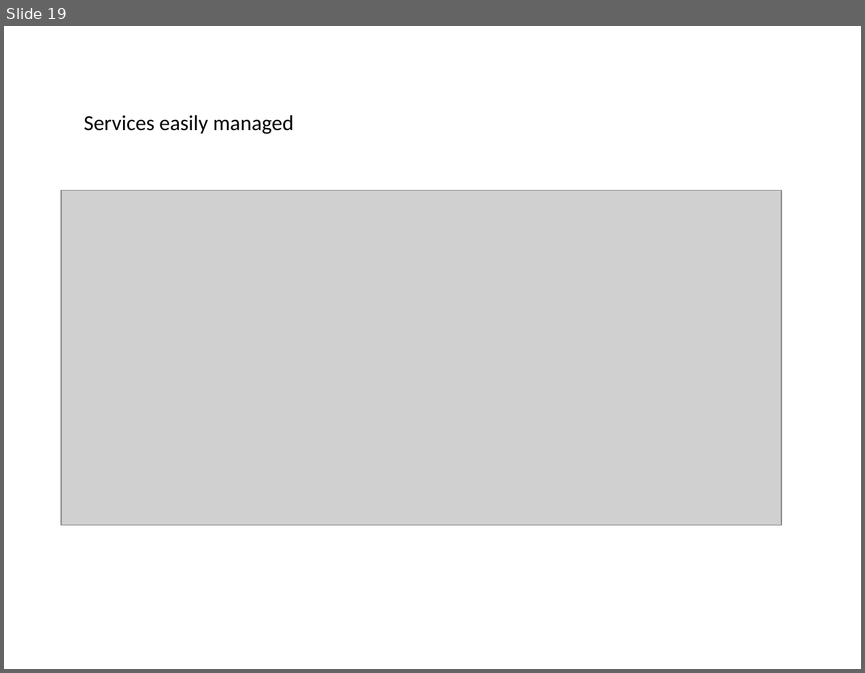
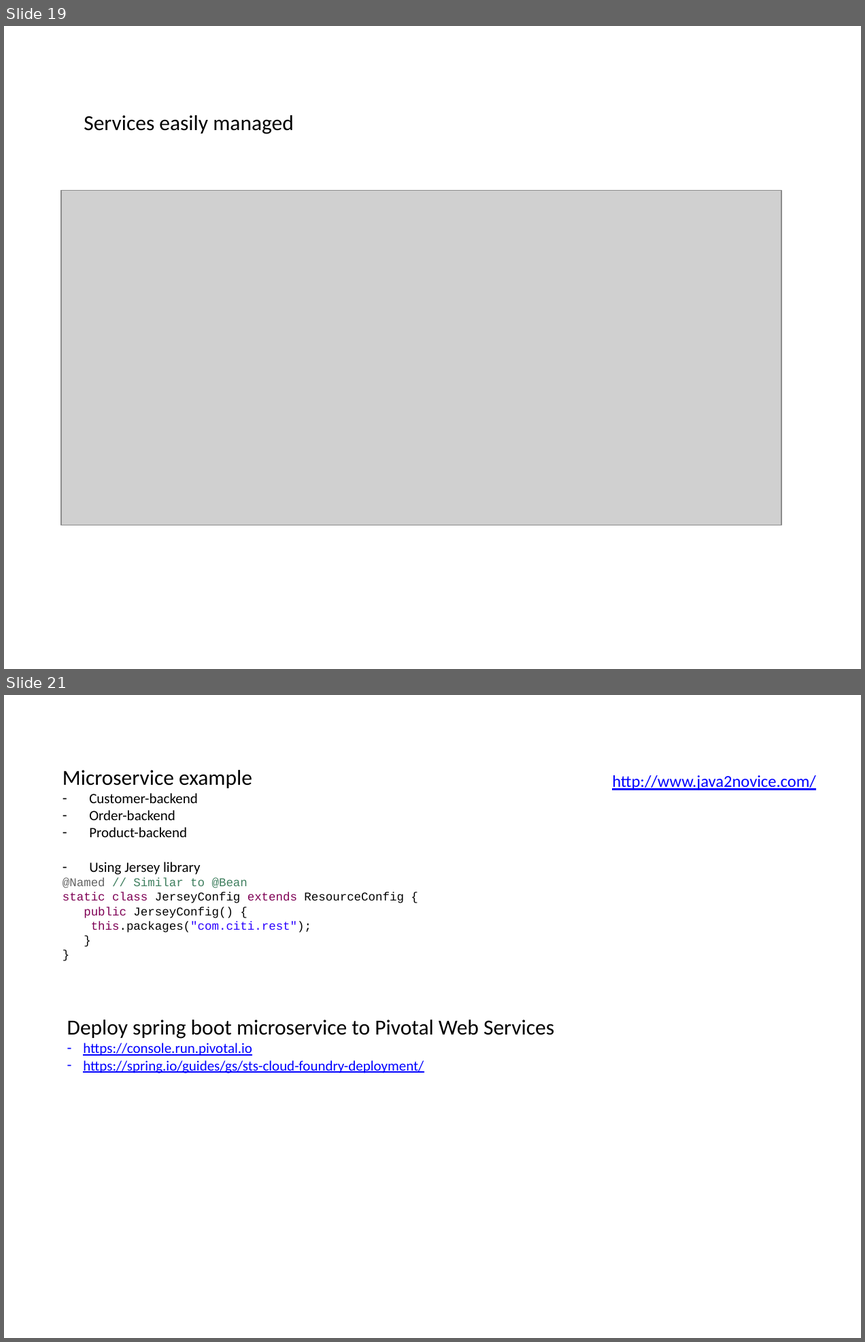
Before and after one commit to mdparthi/SpringBootApplication, a slide deck: info/SpringBootDocumentation.pptx. Shown one above the other, each under a label of ours: slide 19 before the commit, slides 19 and 21 after it; the slides between them are not shown. The pictures are 865x673 and 865x1342 pixels, drawn with LibreOffice and Linux fonts; fonts in the diff are those of the drawing; grey boxes stand for pictures. Boxes give left, top, right and bottom in pixels: in the first picture for what was removed or moved away, otherwise in the second. Text is boxed around its words. In the diff, an @@ line names an element or a change of style, - is before the commit and + after.

```diff
--- a/info/SpringBootDocumentation.pptx
+++ b/info/SpringBootDocumentation.pptx
@@ slide 21 added at (x1=4, y1=695, x2=861, y2=1338), background #FFFFFF @@
@@ text added at (x1=62, y1=770, x2=404, y2=932), 10 pt, text #000000 @@
+Microservice example
+– Customer-backend
+– Order-backend
+– Product-backend
+– Using Jersey library
+@Named // Similar to @Bean
+static class JerseyConfig extends ResourceConfig {
+public JerseyConfig() {
+this.packages("com.citi.rest");
+}
+}
@@ text added at (x1=612, y1=775, x2=816, y2=790), 14 pt, text #0000FF, underline @@
+http://www.java2novice.com/
@@ text added at (x1=67, y1=1019, x2=554, y2=1073), 12 pt, text #0000FF, underline @@
+Deploy spring boot microservice to Pivotal Web Services
+– https://console.run.pivotal.io
+– https://spring.io/guides/gs/sts-cloud-foundry-deployment/
```
Also in this commit, not shown: 1 slide changed, 3 other files.
